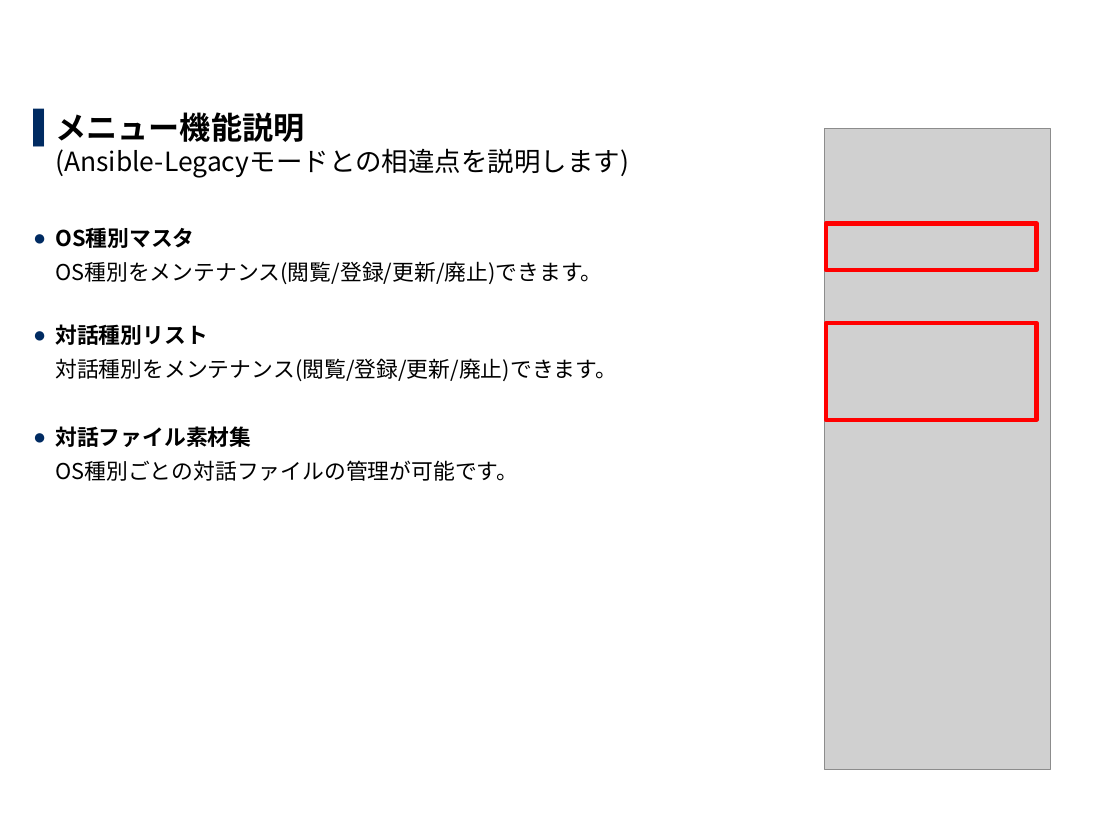
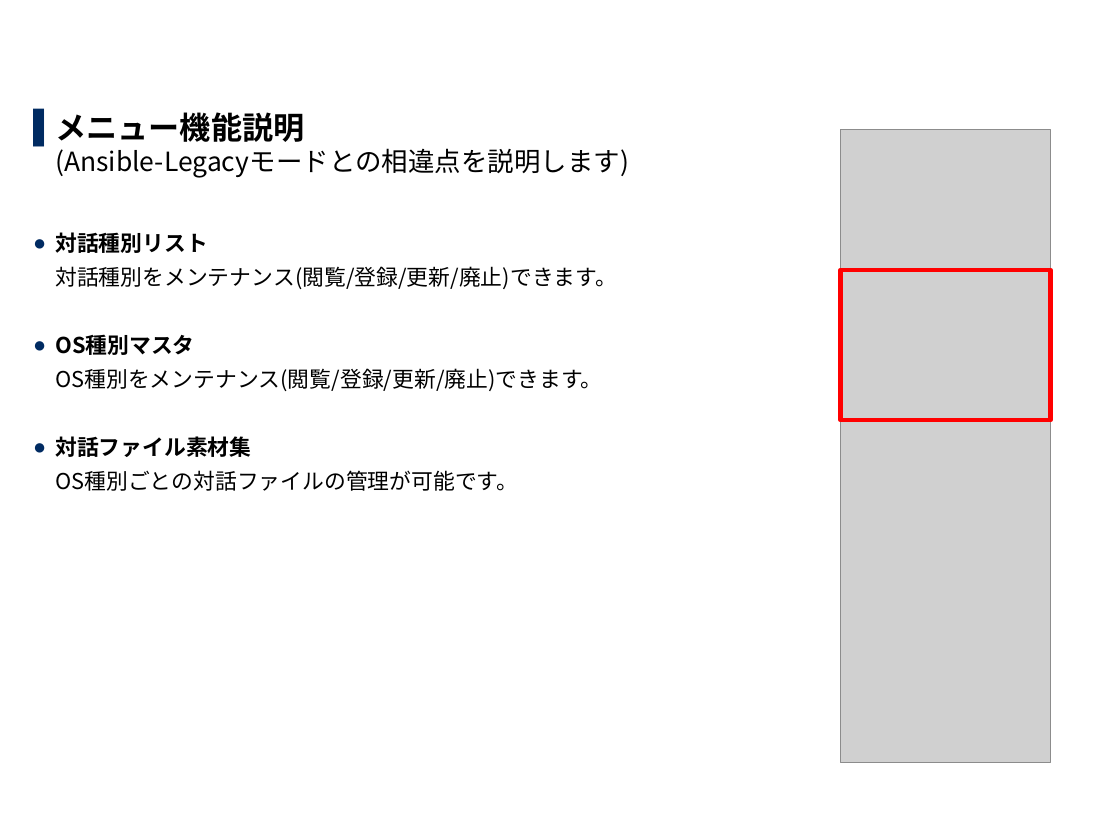
Before and after one commit to exastro-suite/it-automation-docs, a slide deck: slide 23 of asset/Learn_ja/ITA-Ansible-Driver_ja.pptx. Drawn at 1120x840 pixels with LibreOffice and Linux fonts; fonts in the diff are those of the drawing; grey boxes stand for pictures; background and template pictures are left out. Boxes give left, top, right and bottom in pixels: in the first picture for what was removed or moved away, otherwise in the second. Text is boxed around its words. In the diff, an @@ line names an element or a change of style, - is before the commit and + after.

```diff
--- a/asset/Learn_ja/ITA-Ansible-Driver_ja.pptx
+++ b/asset/Learn_ja/ITA-Ansible-Driver_ja.pptx
@@ picture: place and size @@
-picture at bbox=[824, 129, 1051, 769]
+picture at bbox=[840, 130, 1051, 763]
@@ text at bbox=[55, 232, 617, 289]: paragraphs added @@
+● 対話種別リスト
+  対話種別をメンテナンス(閲覧/登録/更新/廃止)できます。
@@ rectangle removed at bbox=[827, 223, 1037, 270] @@
@@ rectangle: place and size @@
-rectangle at bbox=[827, 323, 1037, 420]
+rectangle at bbox=[840, 270, 1051, 420]
@@ text at bbox=[55, 324, 617, 381]: paragraphs removed @@
-● 対話種別リスト
-  対話種別をメンテナンス(閲覧/登録/更新/廃止)できます。
```
Also in this commit, not shown: 3 other slides changed.
